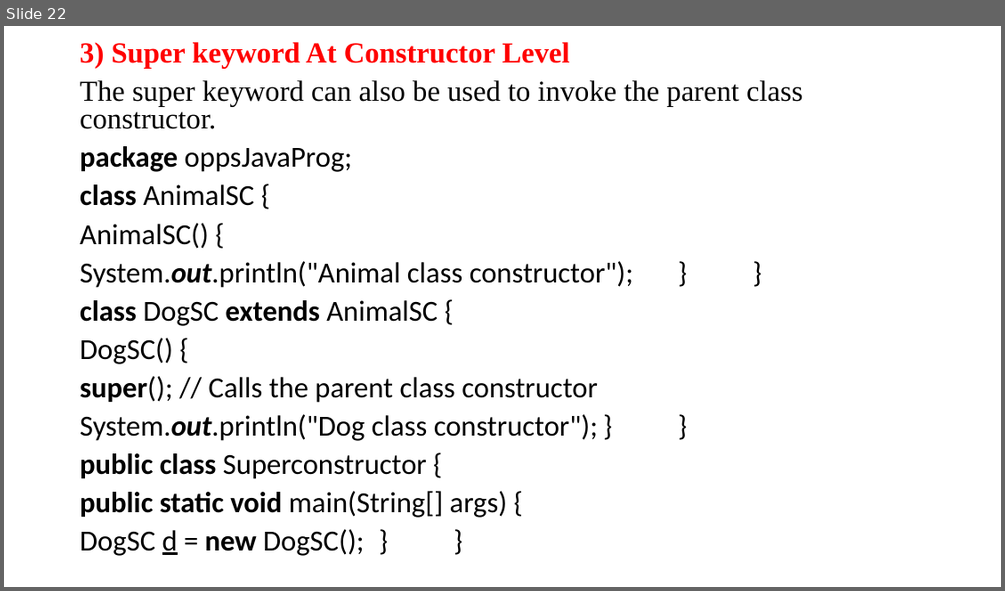
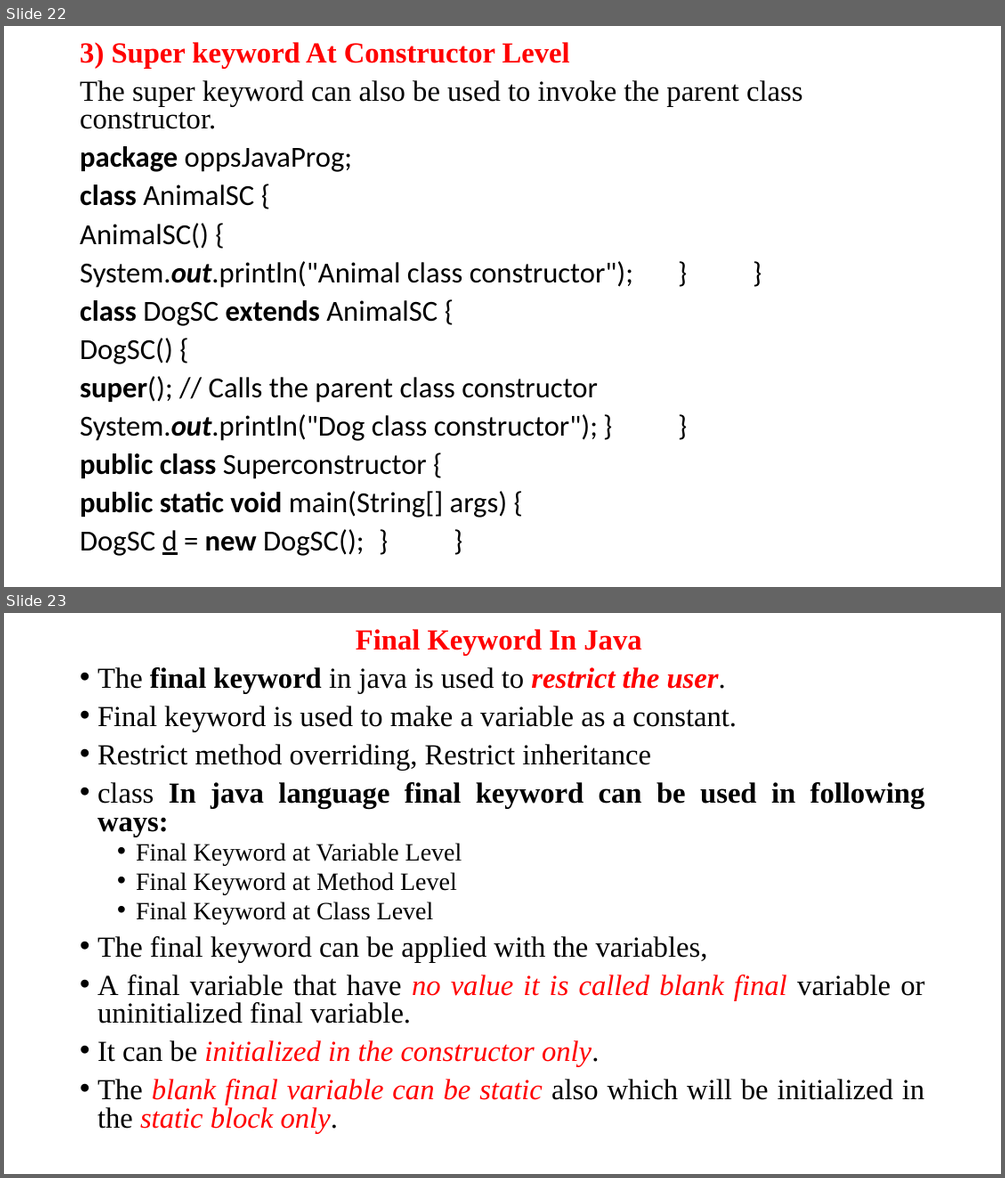
Before and after one commit to anvesh1987/Java-Programs-CSE-G, a slide deck: UNIT –II.ppt. Shown one above the other, each under a label of ours: slide 22 before the commit, slides 22 and 23 after it. The pictures are 1005x591 and 1005x1178 pixels, drawn with LibreOffice and Linux fonts; fonts in the diff are those of the drawing. Boxes give left, top, right and bottom in pixels: in the first picture for what was removed or moved away, otherwise in the second. Text is boxed around its words. In the diff, an @@ line names an element or a change of style, - is before the commit and + after.

```diff
--- a/UNIT –II.ppt
+++ b/UNIT –II.ppt
@@ slide 23 added at [4,613,1001,1174], background #FFFFFF @@
@@ text added at [97,629,925,1133], 28 pt, text #000000 @@
+Final Keyword In Java
+• The final keyword in java is used to restrict the user.
+• Final keyword is used to make a variable as a constant.
+• Restrict method overriding, Restrict inheritance
+• class In java language final keyword can be used in following ways:
+  • Final Keyword at Variable Level
+  • Final Keyword at Method Level
+  • Final Keyword at Class Level
+• The final keyword can be applied with the variables,
+• A final variable that have no value it is called blank final variable or uninitialized final variable.
+• It can be initialized in the constructor only.
+• The blank final variable can be static also which will be initialized in the static block only.
```
Also in this commit, not shown: 3 other slides added.
